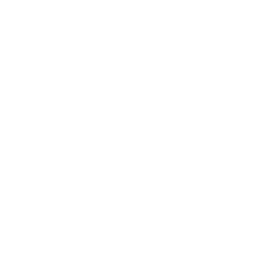
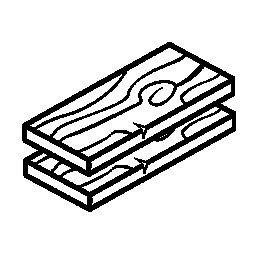
Layer changes from the first 256×256 image to the second:
added layer "Layer 3" above "Layer 2 copy" over [22, 42, 235, 177]
painted on "Layer 2 copy" over [23, 102, 236, 212]
